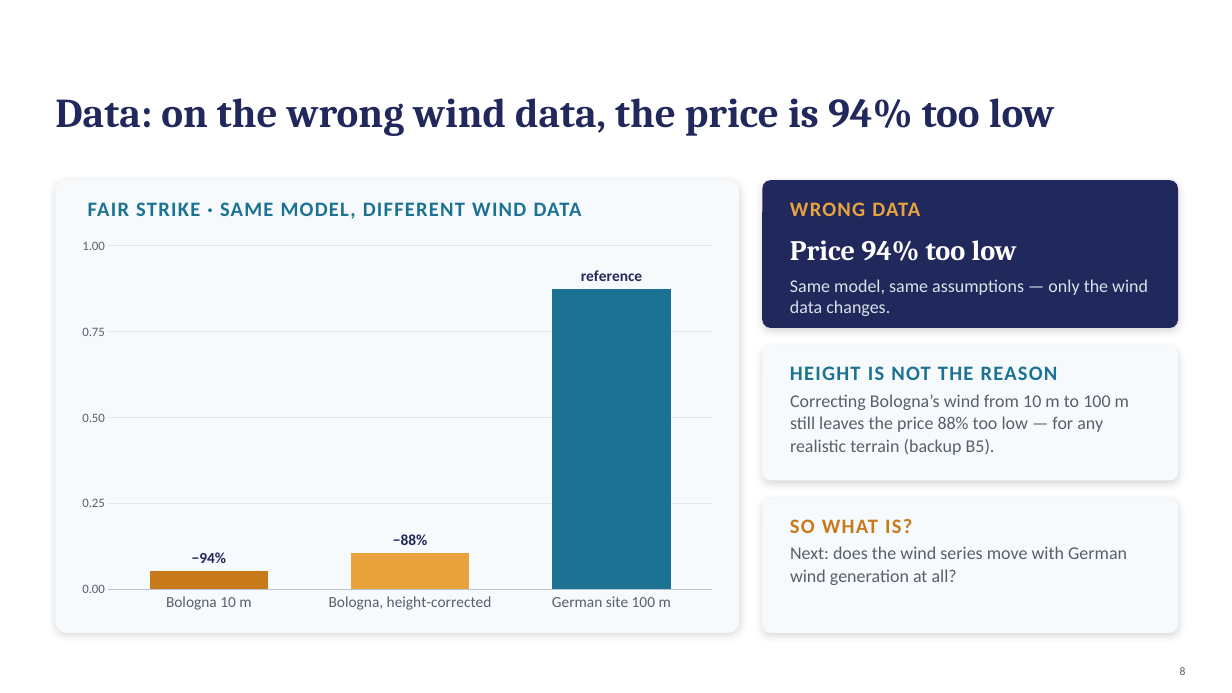
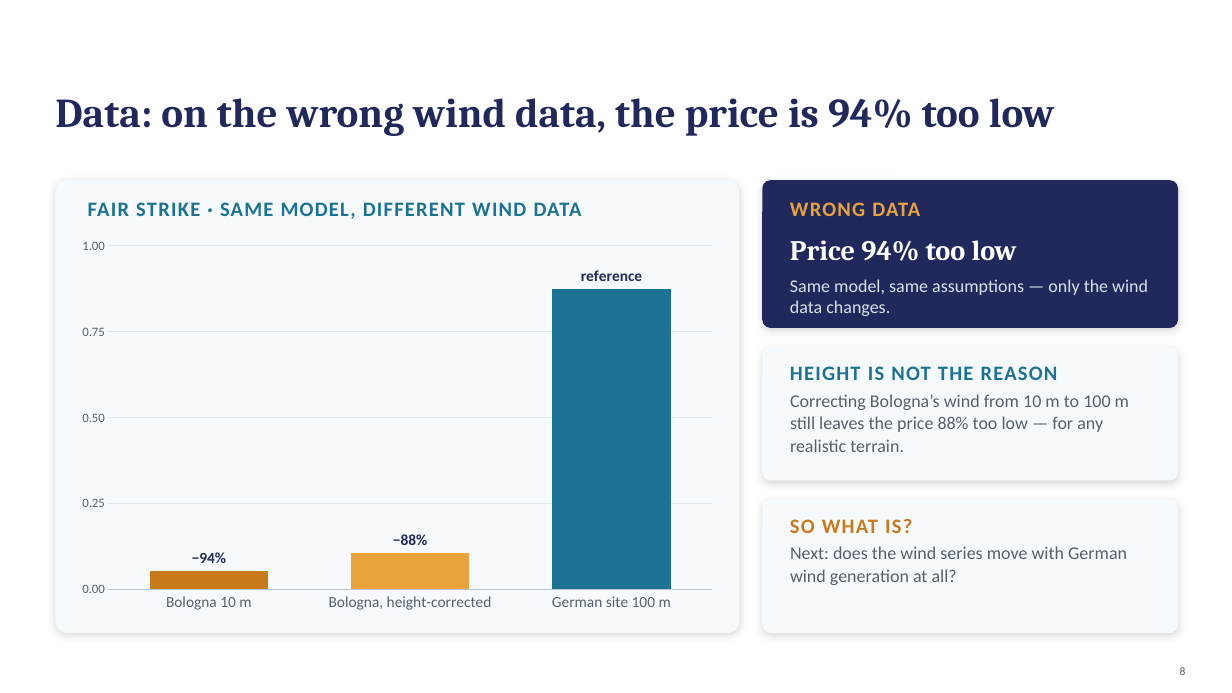
Before and after one commit to EnricoButali/Wind-Speed-Modelling, a slide deck: slide 8 of Thesis/pptx_5.pptx. Drawn at 1232x693 pixels with LibreOffice and Linux fonts; fonts in the diff are those of the drawing. Boxes give left, top, right and bottom in pixels: in the first picture for what was removed or moved away, otherwise in the second. Text is boxed around its words. In the diff, an @@ line names an element or a change of style, - is before the commit and + after.

Commit message:
final pptx

```diff
--- a/Thesis/pptx_5.pptx
+++ b/Thesis/pptx_5.pptx
@@ text at [790, 394, 1129, 452]: text changed @@
-Correcting Bologna’s wind from 10 m to 100 m still leaves the price 88% too low — for any realistic terrain (backup B5).
+Correcting Bologna’s wind from 10 m to 100 m still leaves the price 88% too low — for any realistic terrain.
```
Also in this commit, not shown: 2 other slides changed, 4 other files.
